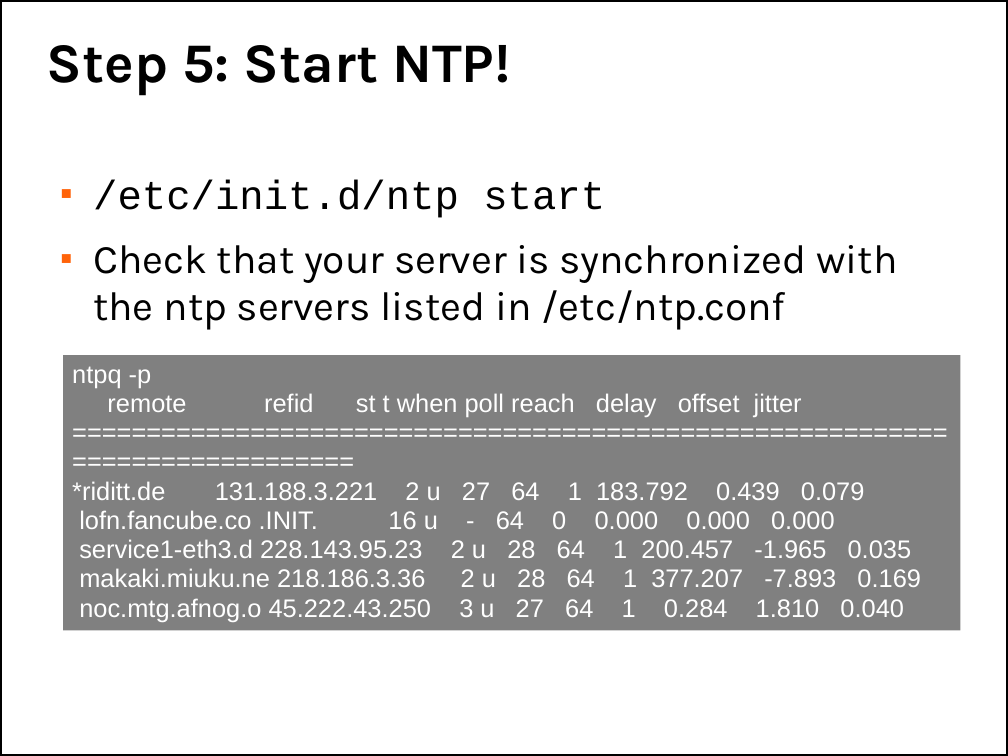
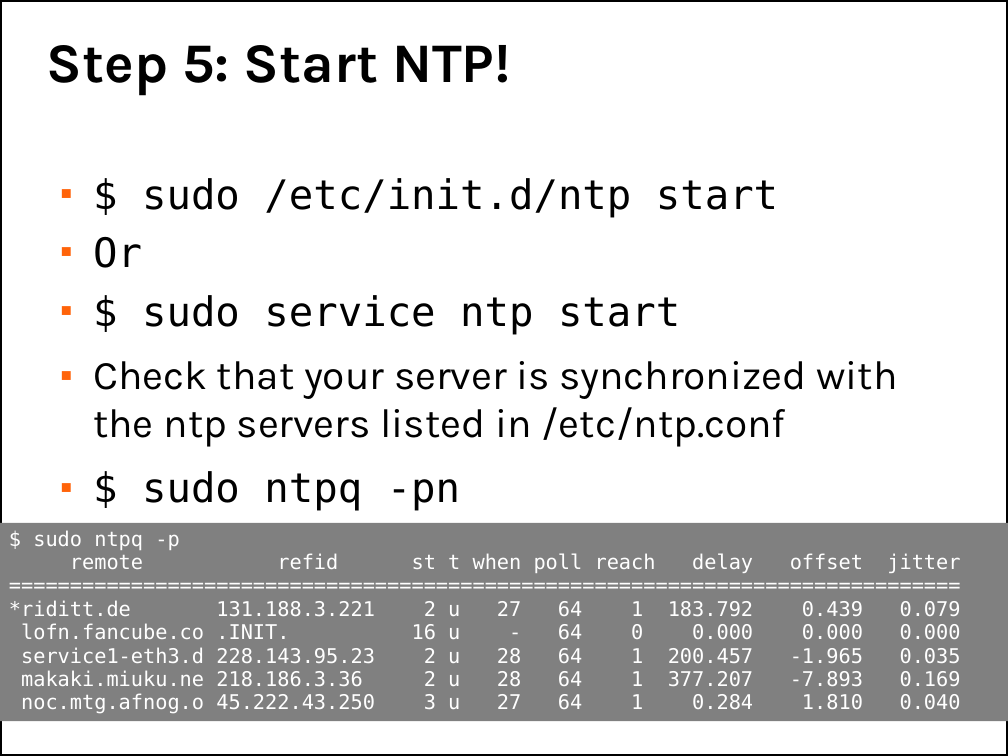
Before and after one commit to afnog/afnog.github.io, a slide deck: slide 16 of sse/ntp/ntp-service.pptx (slide 15 before the commit). Drawn at 1008x756 pixels with LibreOffice and Linux fonts; fonts in the diff are those of the drawing; background and template pictures are left out. Boxes give left, top, right and bottom in pixels: in the first picture for what was removed or moved away, otherwise in the second. Text is boxed around its words. In the diff, an @@ line names an element or a change of style, - is before the commit and + after.

```diff
--- a/sse/ntp/ntp-service.pptx
+++ b/sse/ntp/ntp-service.pptx
@@ text at (x1=93, y1=178, x2=778, y2=334): text changed; font Courier New to DejaVu Sans Mono @@
-■ /etc/init.d/ntp start
+■ $ sudo /etc/init.d/ntp start
+■ Or
+■ $ sudo service ntp start
@@ text at (x1=142, y1=471, x2=460, y2=511): paragraph added @@
+■ $ sudo ntpq -pn
@@ rectangle "$ sudo ntpq -p" resized from (x1=63, y1=355, x2=960, y2=630) to (x1=0, y1=523, x2=1008, y2=722) @@
@@ text in rectangle at (x1=33, y1=530, x2=179, y2=550): text changed; size 20 to 16 pt; font Arial to DejaVu Sans Mono @@
-ntpq -p
+$ sudo ntpq -p
@@ text in rectangle at (x1=9, y1=553, x2=961, y2=714): size 20 to 16 pt, font Arial to DejaVu Sans Mono @@
```
Also in this commit, not shown: 5 other slides changed, 1 slide added, 1 other file.
